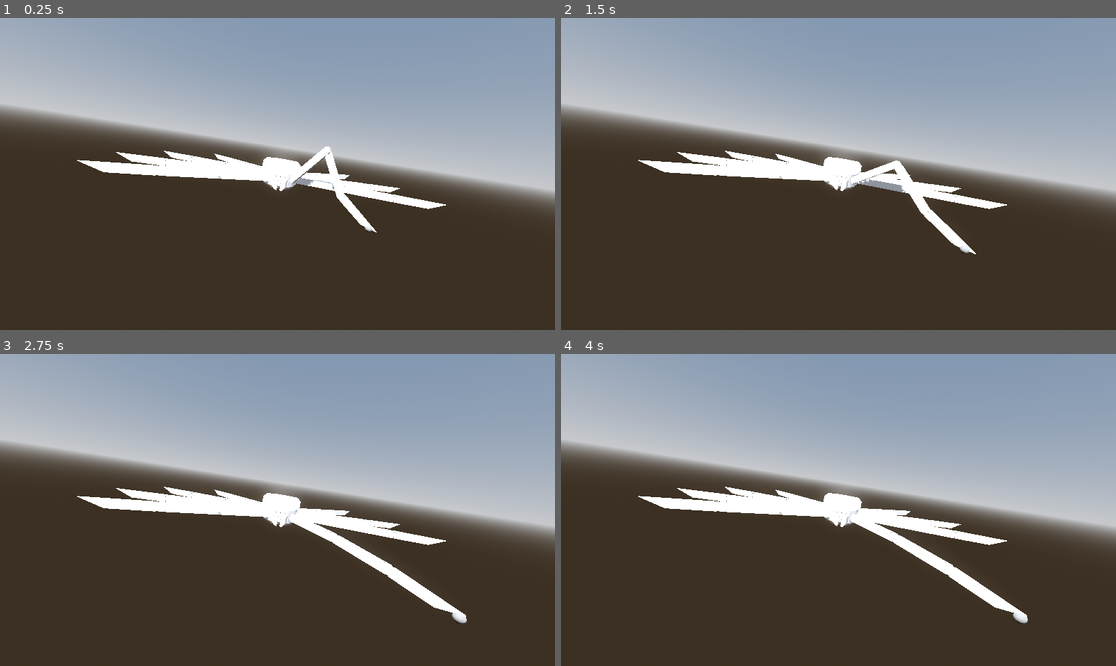
Above: before the commit, frames 1-4 (two rows, left to right).
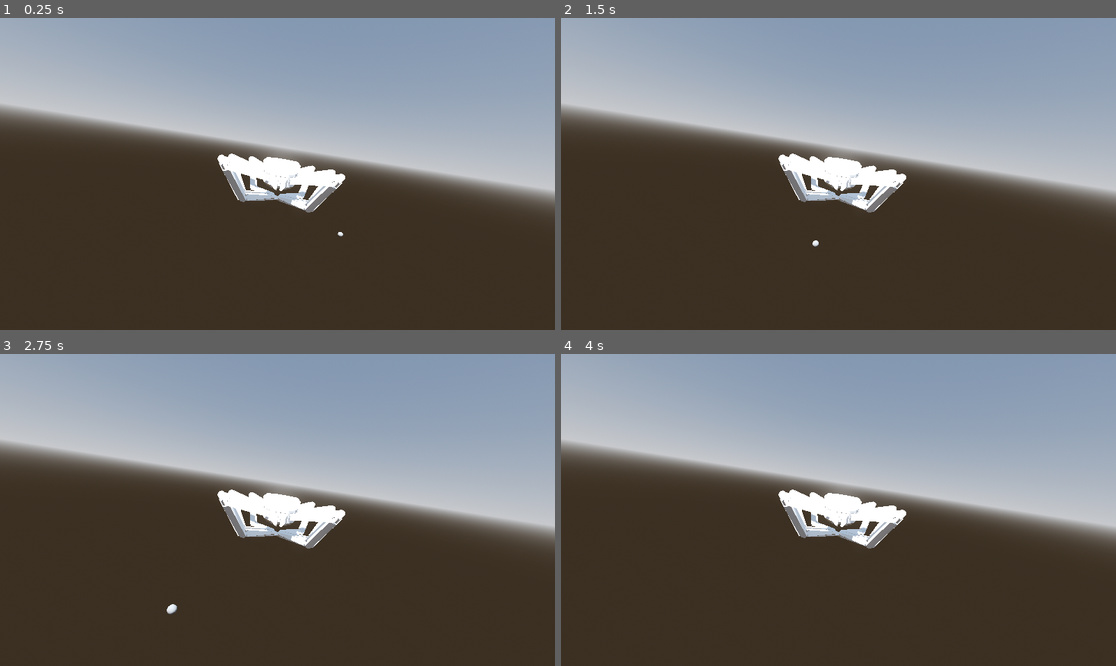
Above: after the commit, the same moments.

Repository: TeamName-FIOLTR/godotTrainJam
Game: Godot game, scene res://scenes/spidorIK/ikTest.tscn
The game is run twice, just before and just after one commit, with the same random seed, the same clock (stepped at 60 frames per second) and the same inputs. The project has no main scene, so this scene is started directly.
Inputs:
- Up to frame 1 (0.25 s): no input
- Up to frame 2 (1.5 s): no input
- Up to frame 3 (2.75 s): tap Enter at 2 s
- Up to frame 4 (4 s): no input

The runs differ from the first frame. In frame 1, 3.6% of the frame differs, in the area x 13-81%, y 41-71%; in frame 2, 3.8%; in frame 3, 4.1%, in the area x 13-85%, y 42-87%; in frame 4, 4.1%.

Commit message:
finished adding spidOOOR ik stufz kionda

Diff:
--- /dev/null
+++ b/scenes/spidorIK/ikSpider.gd
@@ -0,0 +1,43 @@
+extends Node3D
+
+@export var skele  : Skeleton3D
+@export var targets : Node3D
+@export var ik : PackedScene
+
+
+#the number of legs and segments in the spidor
+@export var leg_count : int #the count of total legs
+
+
+# Called when the node enters the scene tree for the first time.
+func _ready():
+	for i in range(leg_count / 2):
+
+		#left
+		var ik_local = self.ik.instantiate()
+		ik_local.root_bone = StringName(  "Leg " + str(i) + " 0 L" )
+		ik_local.tip_bone = StringName(  "Leg " + str(i) + " Target L" )
+
+		var target = Node3D.new()
+		target.name = "Leg " + str(i) + " target"
+		targets.add_child(target)
+		ik_local.target_node = target.get_path()
+
+		skele.add_child(ik_local)
+
+		#right
+		ik_local = self.ik.instantiate()
+		ik_local.root_bone = StringName(  "Leg " + str(i) + " 0 R" )
+		ik_local.tip_bone = StringName(  "Leg " + str(i) + " Target R" )
+
+		target = Node3D.new()
+		target.name = "Leg " + str(i) + " target"
+		targets.add_child(target)
+		ik_local.target_node = target.get_path()
+
+		skele.add_child(ik_local)
+
+
+# Called every frame. 'delta' is the elapsed time since the previous frame.
+func _process(delta):
+	pass
--- a/scenes/spidorIK/ikTest.tscn
+++ b/scenes/spidorIK/ikTest.tscn
@@ -1,7 +1,8 @@
-[gd_scene load_steps=10 format=3 uid="uid://b3p3fr6cu55p3"]
+[gd_scene load_steps=11 format=3 uid="uid://b3p3fr6cu55p3"]
 
 [ext_resource type="PackedScene" uid="uid://bmtcnronfxufy" path="res://assets/models/mainspiderthingig.glb" id="1_buafi"]
-[ext_resource type="Script" path="res://scenes/spidorIK/spidorIK.gd" id="2_1mttr"]
+[ext_resource type="Script" path="res://scenes/spidorIK/ikSpider.gd" id="1_c15jh"]
+[ext_resource type="PackedScene" uid="uid://bepaluowuy0co" path="res://scenes/spidorIK/spider_leg_selection.tscn" id="2_2uwge"]
 [ext_resource type="Script" path="res://scenes/spidorIK/AnimationPlayer.gd" id="3_vgqv0"]
 
 [sub_resource type="ProceduralSkyMaterial" id="ProceduralSkyMaterial_mo2qk"]
@@ -17,92 +18,74 @@
 tonemap_mode = 2
 glow_enabled = true
 
-[sub_resource type="Animation" id="Animation_2rp6u"]
+[sub_resource type="Animation" id="Animation_i18g7"]
 length = 0.001
 tracks/0/type = "value"
 tracks/0/imported = false
 tracks/0/enabled = true
-tracks/0/path = NodePath("Left 0 Target:position")
+tracks/0/path = NodePath("CSGSphere3D:position")
 tracks/0/interp = 1
 tracks/0/loop_wrap = true
 tracks/0/keys = {
 "times": PackedFloat32Array(0),
 "transitions": PackedFloat32Array(1),
 "update": 0,
-"values": [Vector3(-16.5537, -1.04372, -15)]
+"values": [Vector3(0, -6.91388, 14.94)]
 }
 tracks/1/type = "value"
 tracks/1/imported = false
 tracks/1/enabled = true
-tracks/1/path = NodePath("Left 0 Target:gizmo_extents")
+tracks/1/path = NodePath("CSGSphere3D:layers")
 tracks/1/interp = 1
 tracks/1/loop_wrap = true
 tracks/1/keys = {
 "times": PackedFloat32Array(0),
 "transitions": PackedFloat32Array(1),
-"update": 0,
-"values": [0.25]
-}
-tracks/2/type = "value"
-tracks/2/imported = false
-tracks/2/enabled = true
-tracks/2/path = NodePath("Left 0 Target:rotation")
-tracks/2/interp = 1
-tracks/2/loop_wrap = true
-tracks/2/keys = {
-"times": PackedFloat32Array(0),
-"transitions": PackedFloat32Array(1),
-"update": 0,
-"values": [Vector3(0, 0, -3.95317)]
+"update": 1,
+"values": [1]
 }
 
-[sub_resource type="Animation" id="Animation_28d7h"]
+[sub_resource type="Animation" id="Animation_7oace"]
 resource_name = "new_animation"
 loop_mode = 1
 tracks/0/type = "value"
 tracks/0/imported = false
 tracks/0/enabled = true
-tracks/0/path = NodePath("Left 0 Target:position")
+tracks/0/path = NodePath("CSGSphere3D:position")
 tracks/0/interp = 1
 tracks/0/loop_wrap = true
 tracks/0/keys = {
-"times": PackedFloat32Array(0, 0.3, 0.6, 0.9),
+"times": PackedFloat32Array(0, 0.3, 0.6, 1),
 "transitions": PackedFloat32Array(1, 1, 1, 1),
 "update": 0,
-"values": [Vector3(-16.5537, -1.04372, -15), Vector3(-11.8923, -1.04372, -2.06609), Vector3(-16.5537, -1.04372, -15), Vector3(-16.5537, -1.04372, -15)]
+"values": [Vector3(0, -6.91388, 14.94), Vector3(-17.1445, -6.91388, 3.88161), Vector3(14.4055, -6.91388, -7.17684), Vector3(0, -6.91388, -21.9214)]
 }
 tracks/1/type = "value"
 tracks/1/imported = false
 tracks/1/enabled = true
-tracks/1/path = NodePath("Left 0 Target:gizmo_extents")
+tracks/1/path = NodePath("CSGSphere3D:layers")
 tracks/1/interp = 1
 tracks/1/loop_wrap = true
 tracks/1/keys = {
-"times": PackedFloat32Array(0, 0.3, 0.6),
-"transitions": PackedFloat32Array(1, 1, 1),
-"update": 0,
-"values": [0.25, 0.25, 0.25]
-}
-tracks/2/type = "value"
-tracks/2/imported = false
-tracks/2/enabled = true
-tracks/2/path = NodePath("Left 0 Target:rotation")
-tracks/2/interp = 1
-tracks/2/loop_wrap = true
-tracks/2/keys = {
-"times": PackedFloat32Array(0.2, 0.5, 0.9),
-"transitions": PackedFloat32Array(1, 1, 1),
-"update": 0,
-"values": [Vector3(-0.0959931, 0.20944, -3.95317), Vector3(-0.0959931, 0, -3.95317), Vector3(0, 0, -3.95317)]
+"times": PackedFloat32Array(0.3, 1),
+"transitions": PackedFloat32Array(1, 1),
+"update": 1,
+"values": [1, 1]
 }
 
-[sub_resource type="AnimationLibrary" id="AnimationLibrary_uokty"]
+[sub_resource type="AnimationLibrary" id="AnimationLibrary_qwbde"]
 _data = {
-"RESET": SubResource("Animation_2rp6u"),
-"new_animation": SubResource("Animation_28d7h")
+"RESET": SubResource("Animation_i18g7"),
+"new_animation": SubResource("Animation_7oace")
 }
 
-[node name="Node3D" type="Node3D"]
+[node name="Spider" type="Node3D" node_paths=PackedStringArray("skele", "targets")]
+transform = Transform3D(1.00776, 0, 0, 0, 1.00776, 0, 0, 0, 1.00776, 0, 0, 0)
+script = ExtResource("1_c15jh")
+skele = NodePath("mainspiderthingig/Exoskeleton Rig/Skeleton3D")
+targets = NodePath("targets")
+ik = ExtResource("2_2uwge")
+leg_count = 8
 
 [node name="DirectionalLight3D" type="DirectionalLight3D" parent="."]
 transform = Transform3D(-0.866023, -0.433016, 0.250001, 0, 0.499998, 0.866027, -0.500003, 0.749999, -0.43301, 0, 0, 0)
@@ -113,28 +96,20 @@
 
 [node name="mainspiderthingig" parent="." instance=ExtResource("1_buafi")]
 
-[node name="SkeletonIK3D" type="SkeletonIK3D" parent="mainspiderthingig/Exoskeleton Rig/Skeleton3D" index="1"]
-process_priority = 1
-root_bone = &"Leg 0 0 L"
-tip_bone = &"Leg 0 Target L"
-use_magnet = true
-magnet = Vector3(0, 10, 0)
-target_node = NodePath("../../../../Left 0 Target")
-script = ExtResource("2_1mttr")
-
-[node name="Left 0 Target" type="Marker3D" parent="."]
-transform = Transform3D(-0.688355, -0.725374, 0, 0.725374, -0.688355, 0, 0, 0, 1, -16.5537, -1.04372, -15)
-
-[node name="CSGSphere3D" type="CSGSphere3D" parent="Left 0 Target"]
-transform = Transform3D(0.258819, 0, -0.965926, 0, 1, 0, 0.965926, 0, 0.258819, 0, 0, 0)
-
 [node name="Camera3D" type="Camera3D" parent="."]
 transform = Transform3D(-0.987494, 0.157107, -0.0131706, 0.153978, 0.979016, 0.133484, 0.0338656, 0.129787, -0.990963, 0, 7.90433, -31.5657)
 current = true
 
+[node name="targets" type="Node3D" parent="."]
+
+[node name="MoveThingy" type="AnimationPlayer" parent="."]
+
+[node name="CSGSphere3D" type="CSGSphere3D" parent="."]
+transform = Transform3D(1, 0, 0, 0, 1, 0, 0, 0, 1, 0, -6.91388, 14.94)
+
 [node name="AnimationPlayer" type="AnimationPlayer" parent="."]
 libraries = {
-"": SubResource("AnimationLibrary_uokty")
+"": SubResource("AnimationLibrary_qwbde")
 }
 script = ExtResource("3_vgqv0")
 
--- /dev/null
+++ b/scenes/spidorIK/spider_leg_selection.tscn
@@ -0,0 +1,6 @@
+[gd_scene load_steps=2 format=3 uid="uid://bepaluowuy0co"]
+
+[ext_resource type="Script" path="res://scenes/spidorIK/spidorIK.gd" id="1_2iy1s"]
+
+[node name="SpiderLegSelection" type="SkeletonIK3D"]
+script = ExtResource("1_2iy1s")
--- a/scenes/spidorIK/spidorIK.gd
+++ b/scenes/spidorIK/spidorIK.gd
@@ -1,8 +1,6 @@
-@tool
 extends SkeletonIK3D
 
 
 # Called when the node enters the scene tree for the first time.
 func _ready():
 	start()
-	print("hello from the tool script")
--- a/scenes/spidorIK/test_mover.gd
+++ b/scenes/spidorIK/test_mover.gd
@@ -7,6 +7,8 @@
 var original
 func _start():
 	original = self.transform.origin
+	self.transform.origin
+
 func _process(delta):
 	time += delta
 	if original:
Not shown, changed: project_files/blender/mainspiderthingig.blend
Not shown, changed: project_files/blender/mainspiderthingig.blend1
